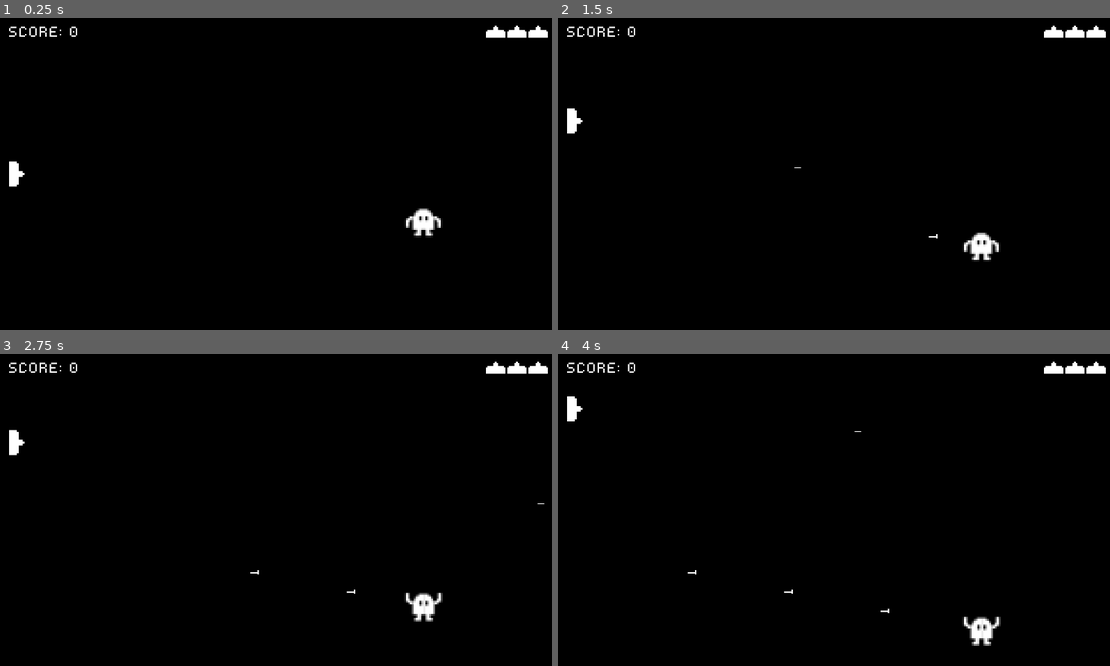
Above: before the commit, frames 1-4 (two rows, left to right).
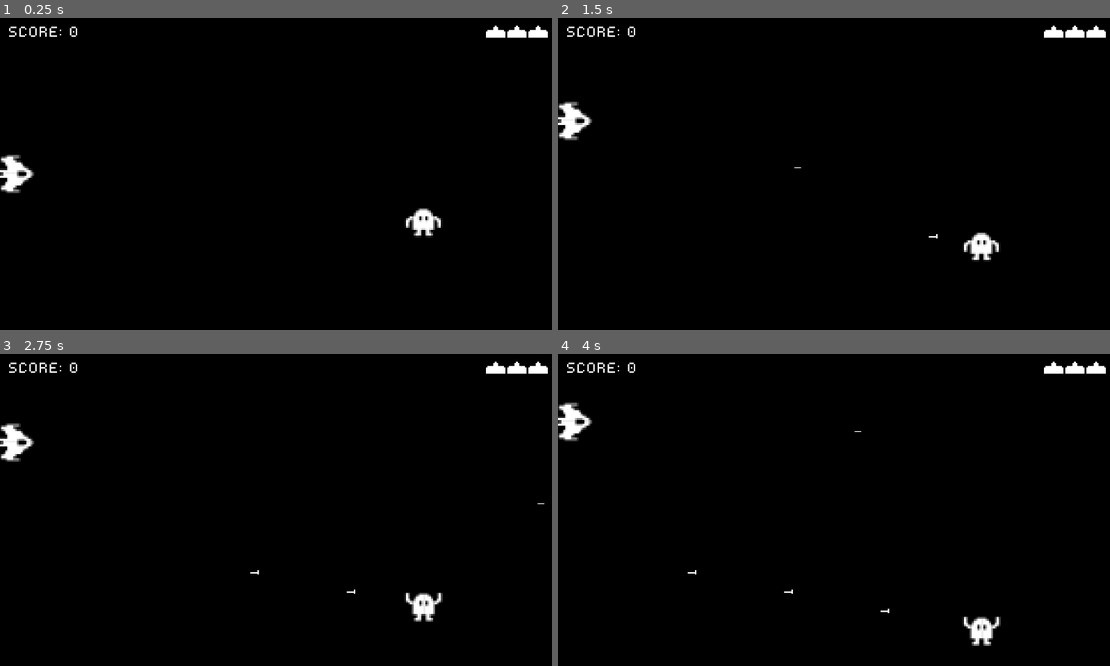
Above: after the commit, the same moments.

Repository: Media-Game-development/MultiMedia_game_dev
Game: Godot game, scene res://Scenes/main.tscn
The game is run twice, just before and just after one commit, with the same random seed, the same clock (stepped at 60 frames per second) and the same inputs.
Inputs:
- Up to frame 1 (0.25 s): no input
- Up to frame 2 (1.5 s): hold W (move_up) 0.53-1.28 s; tap Space (shoot) at 0.6, 1.35 s; hold S (move_down) from 1.28 s (still down)
- Up to frame 3 (2.75 s): release S (move_down) at 2.03 s; hold W (move_up) from 2.03 s (still down); tap Space (shoot) at 2.1 s
- Up to frame 4 (4 s): tap Space (shoot) at 2.85, 3.6 s; release W (move_up) at 3.53 s; hold S (move_down) from 3.53 s (still down)

The runs differ from the first frame. In frame 1, 0.4% of the frame differs, in the area x 0-7%, y 43-57%; in frame 2, 0.4%; in frame 3, 0.4%; in frame 4, 0.5%, in the area x 0-7%, y 13-29%.

Commit message:
Added new player ship

Diff:
--- a/Scenes/player.tscn
+++ b/Scenes/player.tscn
@@ -1,7 +1,7 @@
 [gd_scene load_steps=12 format=3 uid="uid://p3yjlskduums"]
 
 [ext_resource type="Script" uid="uid://2qksjbs4cr1y" path="res://Scenes/player.gd" id="1_cvnsp"]
-[ext_resource type="Texture2D" uid="uid://dt0af4o7yh41a" path="res://Assets/Player/Player.png" id="1_v0iea"]
+[ext_resource type="Texture2D" uid="uid://da5e5ye8epuk8" path="res://Assets/Player/Spaceship2.png" id="2_3smsa"]
 [ext_resource type="Script" uid="uid://2b6pau2jwd20" path="res://Scenes/shooting.gd" id="3_vgqql"]
 [ext_resource type="PackedScene" uid="uid://2rgdc0w08rm0" path="res://Scenes/laser.tscn" id="4_fkybt"]
 [ext_resource type="Texture2D" uid="uid://bi2vdab3slwgf" path="res://Assets/Player/Player-explosion1.png" id="5_3smsa"]
@@ -9,7 +9,7 @@
 [ext_resource type="Texture2D" uid="uid://dsg2krqtkgnca" path="res://Assets/Player/Player-explosion3.png" id="7_f1ek2"]
 
 [sub_resource type="RectangleShape2D" id="RectangleShape2D_v0iea"]
-size = Vector2(13, 5)
+size = Vector2(16, 12.5)
 
 [sub_resource type="Animation" id="Animation_fkybt"]
 length = 0.001
@@ -23,7 +23,7 @@
 "times": PackedFloat32Array(0),
 "transitions": PackedFloat32Array(1),
 "update": 1,
-"values": [ExtResource("1_v0iea")]
+"values": [ExtResource("2_3smsa")]
 }
 
 [sub_resource type="Animation" id="Animation_vgqql"]
@@ -36,7 +36,7 @@
 tracks/0/interp = 1
 tracks/0/loop_wrap = true
 tracks/0/keys = {
-"times": PackedFloat32Array(0, 0.25, 0.5, 0.73333335, 1, 1.25, 1.5, 1.75, 2),
+"times": PackedFloat32Array(0, 0.25, 0.53333336, 0.73333335, 1.0333333, 1.2666667, 1.5, 1.75, 2),
 "transitions": PackedFloat32Array(1, 1, 1, 1, 1, 1, 1, 1, 1),
 "update": 1,
 "values": [ExtResource("5_3smsa"), ExtResource("6_8erm5"), ExtResource("7_f1ek2"), ExtResource("5_3smsa"), ExtResource("6_8erm5"), ExtResource("7_f1ek2"), ExtResource("5_3smsa"), ExtResource("6_8erm5"), ExtResource("7_f1ek2")]
@@ -54,8 +54,7 @@
 
 [node name="Sprite2D" type="Sprite2D" parent="."]
 texture_filter = 1
-rotation = 1.5707964
-texture = ExtResource("1_v0iea")
+texture = ExtResource("2_3smsa")
 
 [node name="CollisionShape2D" type="CollisionShape2D" parent="."]
 position = Vector2(-1.5, 0)
@@ -63,7 +62,7 @@
 shape = SubResource("RectangleShape2D_v0iea")
 
 [node name="ShotOrigin" type="Node2D" parent="."]
-position = Vector2(4, 0)
+position = Vector2(7.5, 0)
 script = ExtResource("3_vgqql")
 laser_scene = ExtResource("4_fkybt")
 
Binary file added: Assets/Player/Spaceship2.png
Not shown, added: Assets/Player/Spaceship2.png.import
